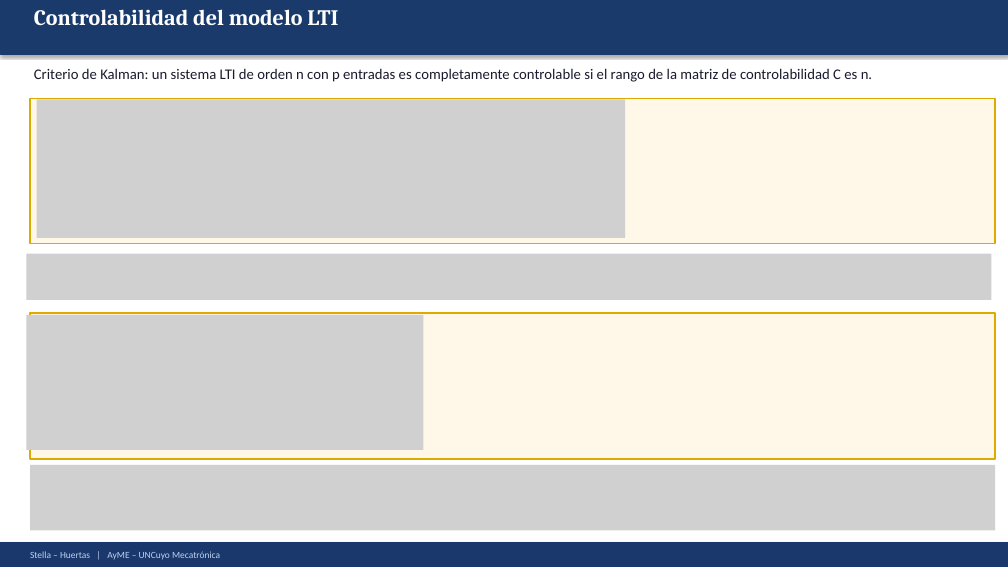
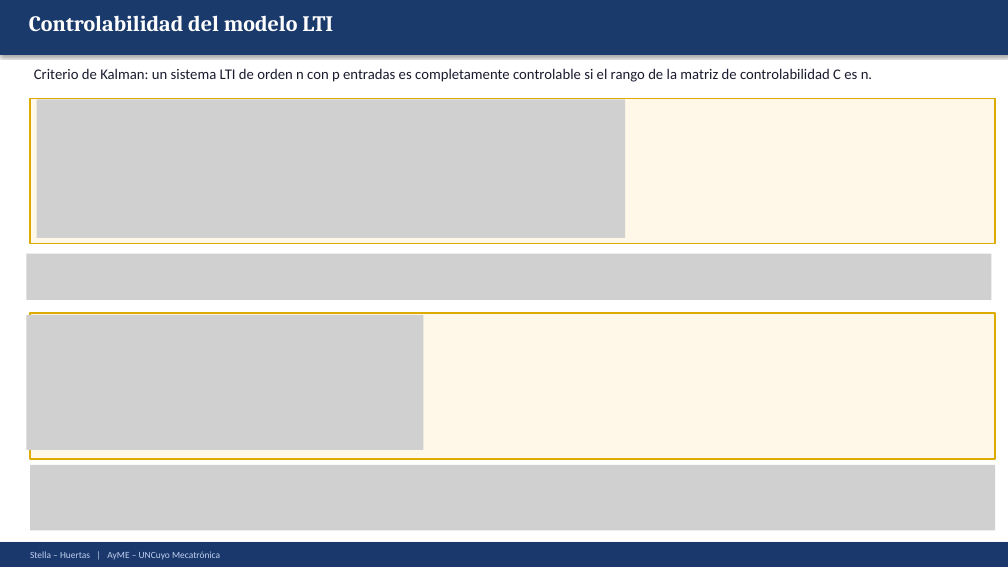
Before and after one commit to Juan-Stella/Automatica-y-maquinas-electricas-final, a slide deck: slide 40 of Presentación/AyME_Stella_Huertas_Presentacion1.pptx. Drawn at 1008x567 pixels with LibreOffice and Linux fonts; fonts in the diff are those of the drawing; grey boxes stand for pictures. Boxes give left, top, right and bottom in pixels: in the first picture for what was removed or moved away, otherwise in the second. Text is boxed around its words. In the diff, an @@ line names an element or a change of style, - is before the commit and + after.

```diff
--- a/Presentación/AyME_Stella_Huertas_Presentacion1.pptx
+++ b/Presentación/AyME_Stella_Huertas_Presentacion1.pptx
@@ text "Controlabilidad del modelo LTI": place and size @@
-text "Controlabilidad del modelo LTI" at (34, 9, 338, 26)
+text "Controlabilidad del modelo LTI" at (29, 15, 333, 32)
```
Also in this commit, not shown: 7 other slides changed, 1 other file.
